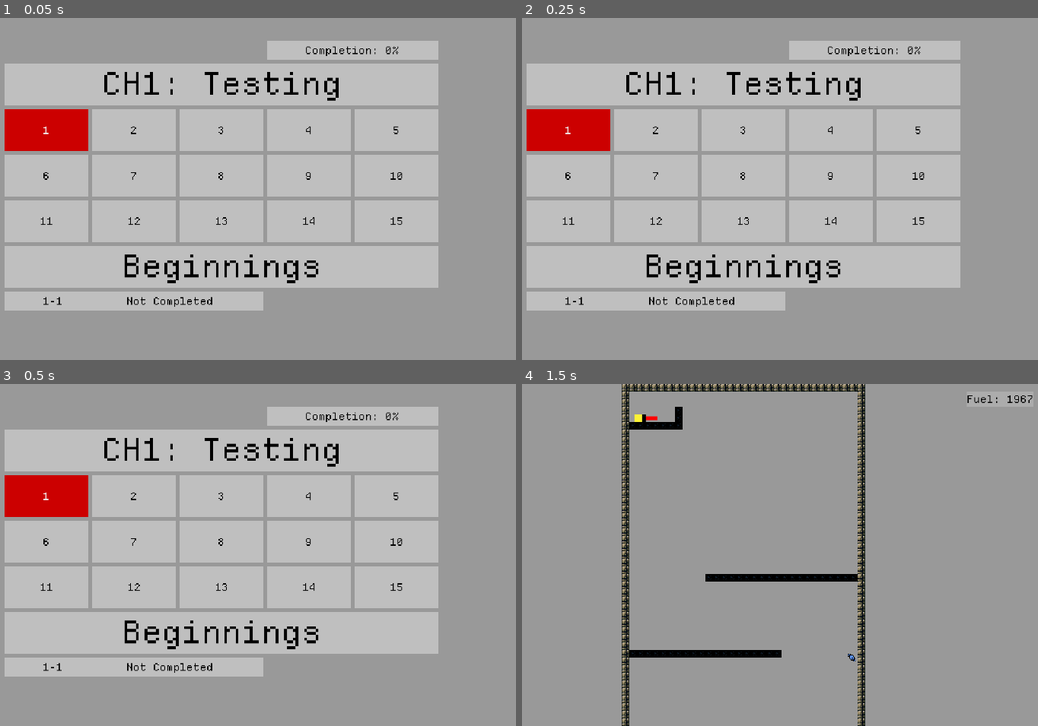
Above: before the commit, frames 1-4 (two rows, left to right).
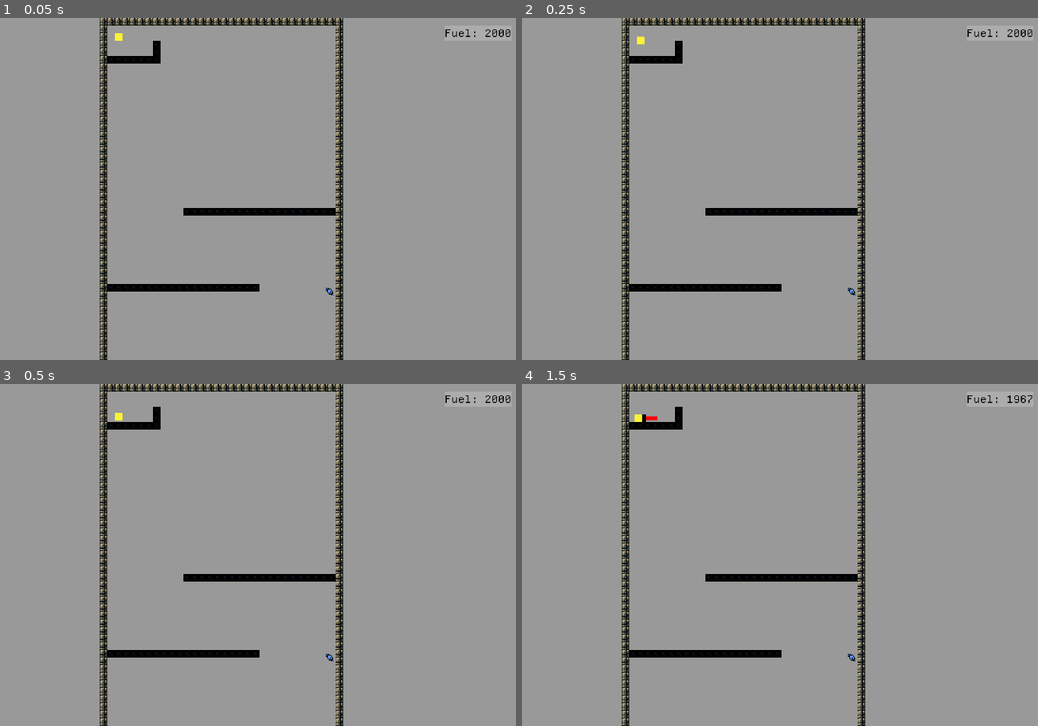
Above: after the commit, the same moments.

Repository: OSGH-web/balloon-movement-demo
Game: Godot game, scene res://scenes/main.tscn
Two runs of this game, one before a commit and one after it. Both use one fixed random seed, a clock stepped at 60 frames per second and the inputs below. Before the commit the project starts from res://scenes/level_select.tscn.
Inputs (mouse positions are in pixels of both pictures, inside the frame that each line leads up to):
- Up to frame 1 (0.05 s): no input
- Up to frame 2 (0.25 s): no input
- Up to frame 3 (0.5 s): no input
- Up to frame 4 (1.5 s): click (568, 496) at 0.5 s, where only the run before the commit has a clickable "1"; tap Enter at 1.25 s; move the mouse to (878, 537) at 1.27 s; hold Right (ui_right) from 1.28 s (still down); hold Q (ui_q) from 1.28 s (still down)

The runs differ from the first frame. In frame 1, 57% of the frame differs, in the area x 0-99%, y 0-100%; in frame 2, 57%; in frame 3, 57%; in frame 4, nothing differs.

Commit message:
Updated Scene Tree Structure

Diff:
--- a/project.godot
+++ b/project.godot
@@ -11,19 +11,19 @@
 [application]
 
 config/name="balloon_movement_demo"
-run/main_scene="uid://bprt5jmuwcihx"
+run/main_scene="uid://dg3shn8d54wck"
 config/features=PackedStringArray("4.4", "GL Compatibility")
 config/icon="res://icon.svg"
 
 [autoload]
 
-SaveManager="*res://scripts/save_manager.gd"
+GameManager="*res://scripts/game_manager.gd"
 
 [display]
 
 window/size/viewport_width=1920
 window/size/viewport_height=1080
-window/size/mode=2
+window/size/always_on_top=true
 window/stretch/mode="viewport"
 window/stretch/scale_mode="integer"
 
--- a/scenes/end_zone.tscn
+++ b/scenes/end_zone.tscn
@@ -3,7 +3,7 @@
 [ext_resource type="Script" uid="uid://cu5r1rrge6x4k" path="res://scripts/end_zone.gd" id="1_xhrpo"]
 
 [sub_resource type="RectangleShape2D" id="RectangleShape2D_xhrpo"]
-size = Vector2(48, 16)
+size = Vector2(145, 120)
 
 [node name="EndZone" type="Area2D"]
 collision_layer = 2
--- /dev/null
+++ b/scenes/game_manager.tscn
@@ -0,0 +1,9 @@
+[gd_scene format=3 uid="uid://b8ooja0h52pm1"]
+
+[node name="Control" type="Control"]
+layout_mode = 3
+anchors_preset = 15
+anchor_right = 1.0
+anchor_bottom = 1.0
+grow_horizontal = 2
+grow_vertical = 2
--- /dev/null
+++ b/scenes/main.tscn
@@ -0,0 +1,6 @@
+[gd_scene load_steps=2 format=3 uid="uid://dg3shn8d54wck"]
+
+[ext_resource type="Script" uid="uid://c8rtmo3o8q4vw" path="res://scripts/main.gd" id="1_o5qli"]
+
+[node name="Main" type="Node"]
+script = ExtResource("1_o5qli")
--- a/scripts/end_zone.gd
+++ b/scripts/end_zone.gd
@@ -15,13 +15,7 @@
 
 func _on_body_entered(body):
 	if body.is_in_group("player"):
-		return_to_world_select()
-
-func return_to_world_select():
-	# mark level completed
-	var scene_filename = get_tree().current_scene.scene_file_path.get_file()
-	SaveManager.mark_level_completed(scene_filename)
-	get_tree().change_scene_to_file("res://scenes/level_select.tscn")
+		GameManager.load_next_level()
 
 func _process(_delta):
 	if Engine.is_editor_hint():  # Only update in the editor
--- /dev/null
+++ b/scripts/game_manager.gd
@@ -0,0 +1,37 @@
+# This GameManager is set to autoload in Project -> Project Settings -> Autoload
+# This means that this scene will stay loaded through the entire game.
+
+extends Control
+
+var curr_level = 0
+var lives = 3
+var score = 0
+var score_for_extra_life = 2000
+var level_files = []
+
+func _ready():
+	load_levels()
+
+func load_levels():
+	var dir = DirAccess.open("res://levels/")
+	if dir:
+		level_files.clear()
+		dir.list_dir_begin()
+		var file_name = dir.get_next()
+		while file_name != "":
+			if file_name.ends_with(".tscn"):
+				level_files.append(file_name)
+			file_name = dir.get_next()
+		level_files.sort()
+		dir.list_dir_end()
+
+func load_next_level():
+	var level_path = "res://levels/%s" % level_files[curr_level]
+	curr_level += 1
+	get_tree().change_scene_to_file(level_path)
+
+
+
+# Called every frame. 'delta' is the elapsed time since the previous frame.
+#func _process(delta: float):
+	#pass
--- /dev/null
+++ b/scripts/main.gd
@@ -0,0 +1,5 @@
+# Empty main scene for flexibility later on. If we want an intro cutscene/main menu for example.
+extends Node
+
+func _ready():
+	GameManager.load_next_level()
Not shown, added: scripts/game_manager.gd.uid
Not shown, added: scripts/main.gd.uid
